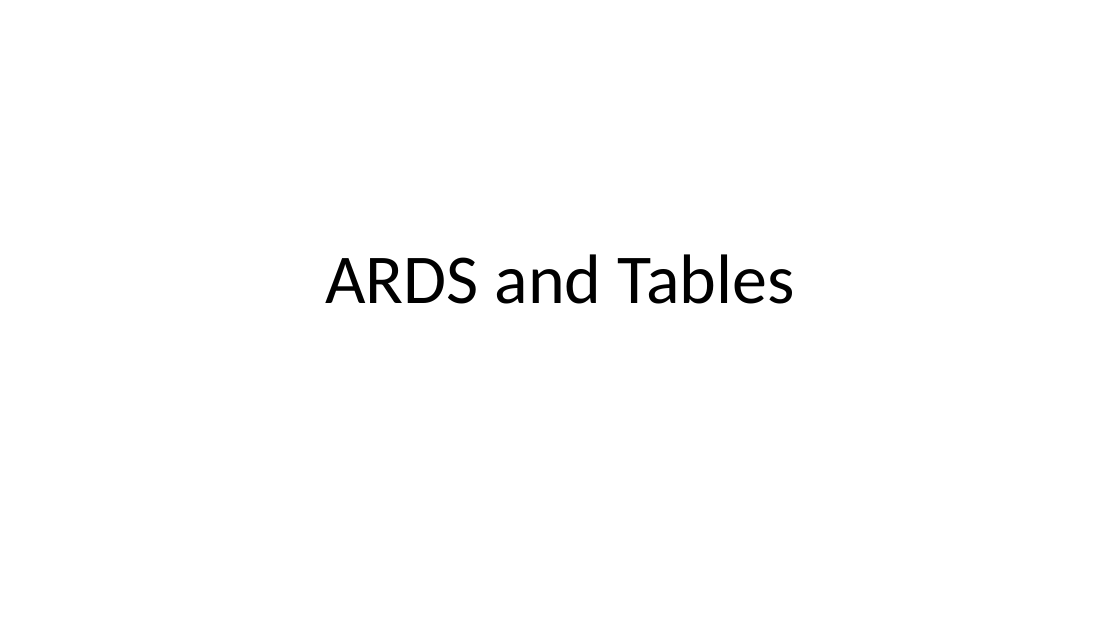
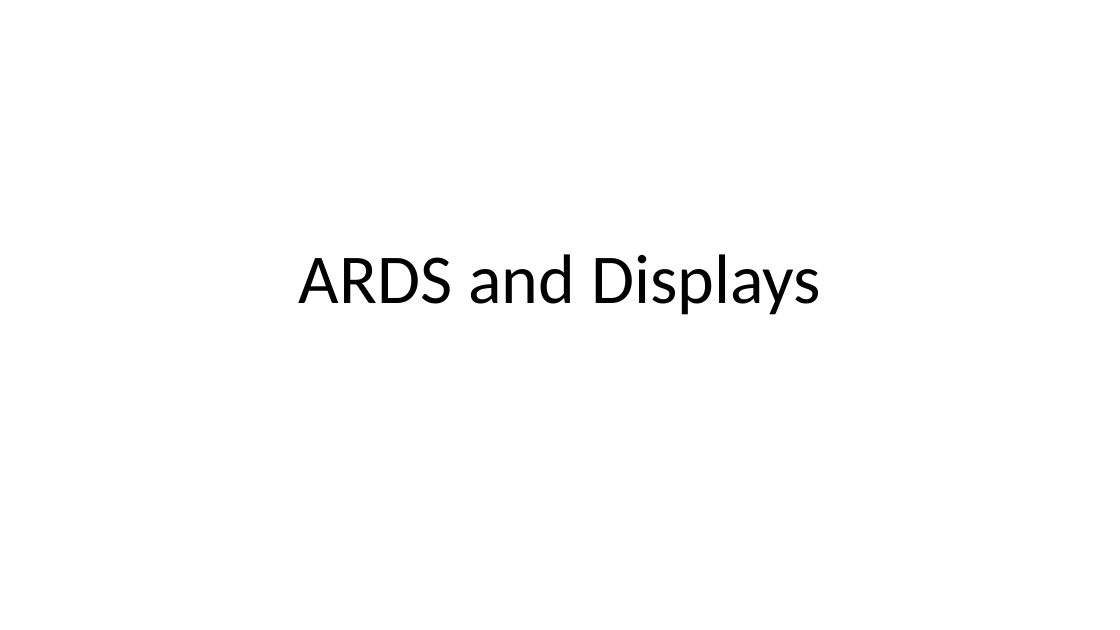
Before and after one commit to posit-conf-2023/r-pharma, a slide deck: slide 1 of 02-ARDs_and_Displays/ARDS and Tables.pptx. Drawn at 1120x630 pixels with LibreOffice and Linux fonts; fonts in the diff are those of the drawing. Boxes give left, top, right and bottom in pixels: in the first picture for what was removed or moved away, otherwise in the second. Text is boxed around its words. In the diff, an @@ line names an element or a change of style, - is before the commit and + after.

Commit message:
some slide clean up, add tfrmtbuilder to 01-ae_display

```diff
--- a/02-ARDs_and_Displays/ARDS and Tables.pptx
+++ b/02-ARDs_and_Displays/ARDS and Tables.pptx
@@ title at [299,254,821,315]: text changed @@
-ARDS and Tables
+ARDS and Displays
```
Also in this commit, not shown: 12 other slides changed, 1 slide added, 1 other file.
